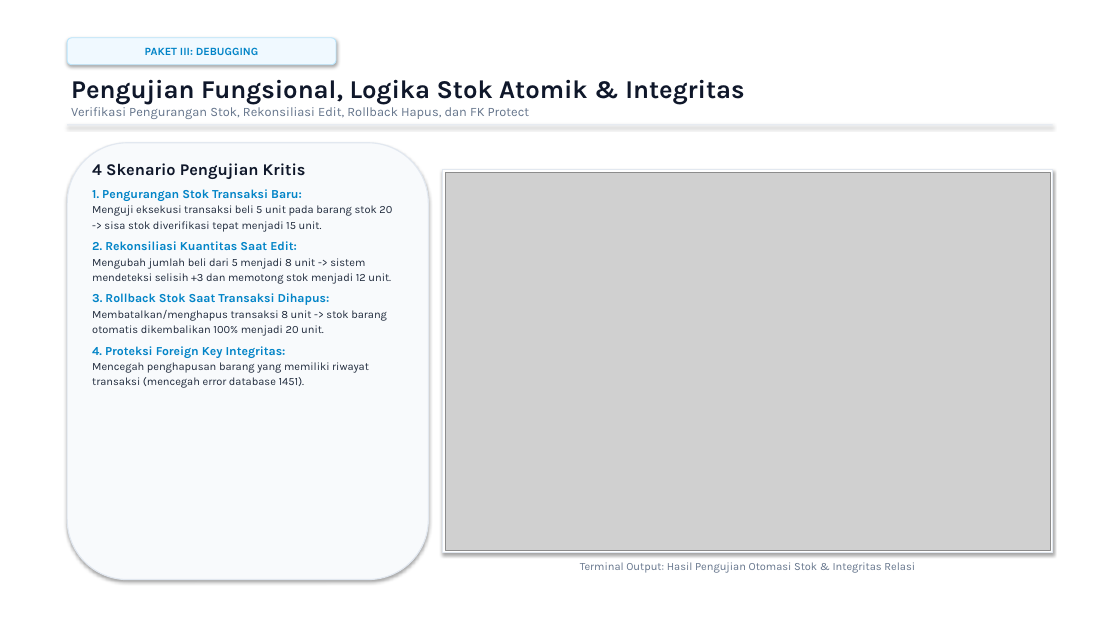
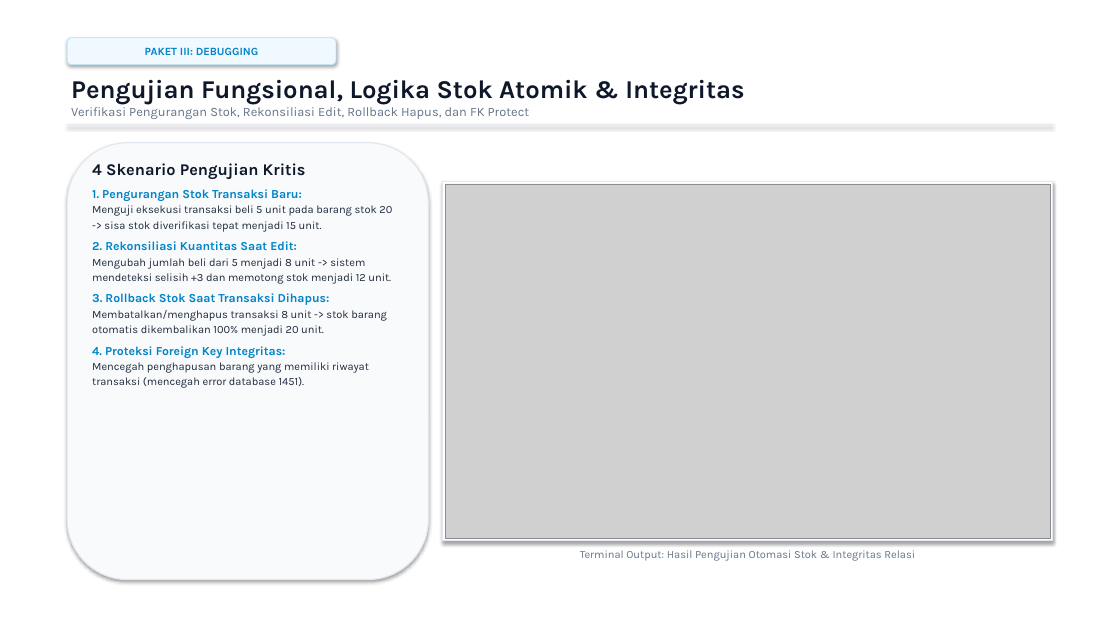
Before and after one commit to SabilMurti/BelajarUKK, a slide deck: slide 9 of PraUKK/Yang Dikumpulin/PRESENTASI_PRA_UKK_SABIL.pptx. Drawn at 1120x630 pixels with LibreOffice and Linux fonts; fonts in the diff are those of the drawing; grey boxes stand for pictures. Boxes give left, top, right and bottom in pixels: in the first picture for what was removed or moved away, otherwise in the second. Text is boxed around its words. In the diff, an @@ line names an element or a change of style, - is before the commit and + after.

Commit message:
style(screenshots): gunakan tangkapan layar terminal realistis Windows Terminal + WSL mycli

```diff
--- a/PraUKK/Yang Dikumpulin/PRESENTASI_PRA_UKK_SABIL.pptx
+++ b/PraUKK/Yang Dikumpulin/PRESENTASI_PRA_UKK_SABIL.pptx
@@ rectangle: place and size @@
-rectangle at <box>443,170,1053,553</box>
+rectangle at <box>443,181,1053,540</box>
@@ picture: place and size @@
-picture at <box>445,172,1050,550</box>
+picture at <box>445,184,1050,539</box>
@@ text "Terminal Output: Hasil Pengujian Otomasi ...": place and size @@
-text "Terminal Output: Hasil Pengujian Otomasi ..." at <box>580,562,915,573</box>
+text "Terminal Output: Hasil Pengujian Otomasi ..." at <box>580,550,915,561</box>
```
Also in this commit, not shown: 1 other slide changed, 27 other files.
